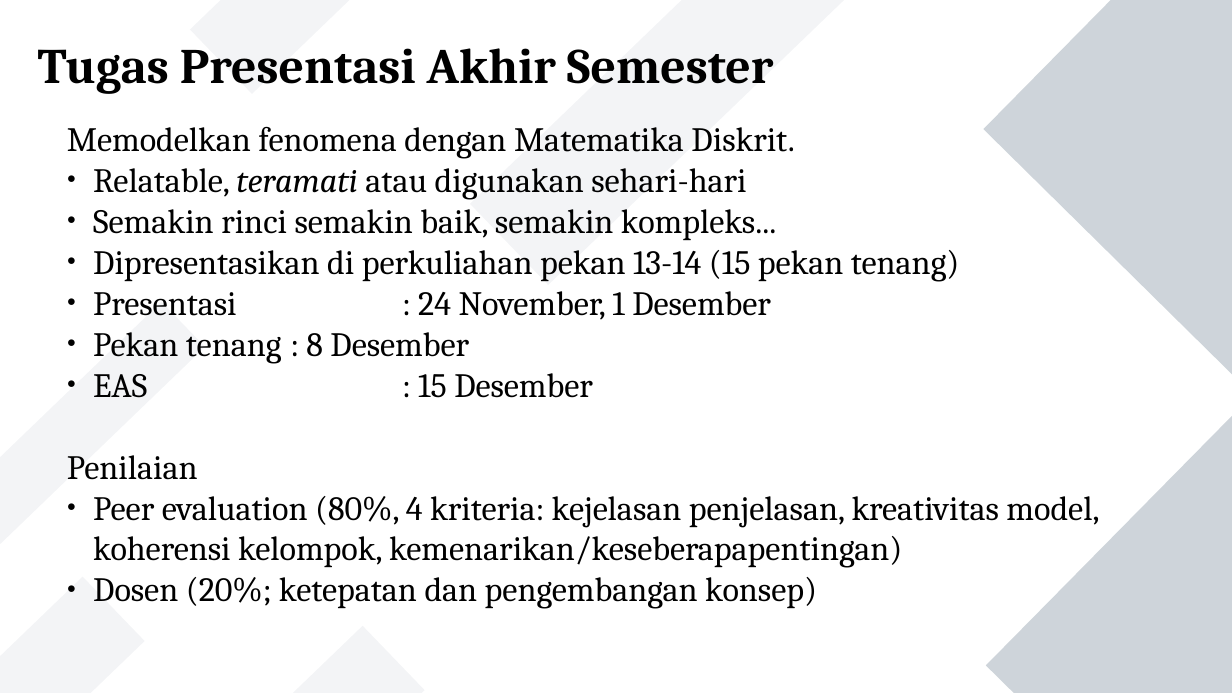
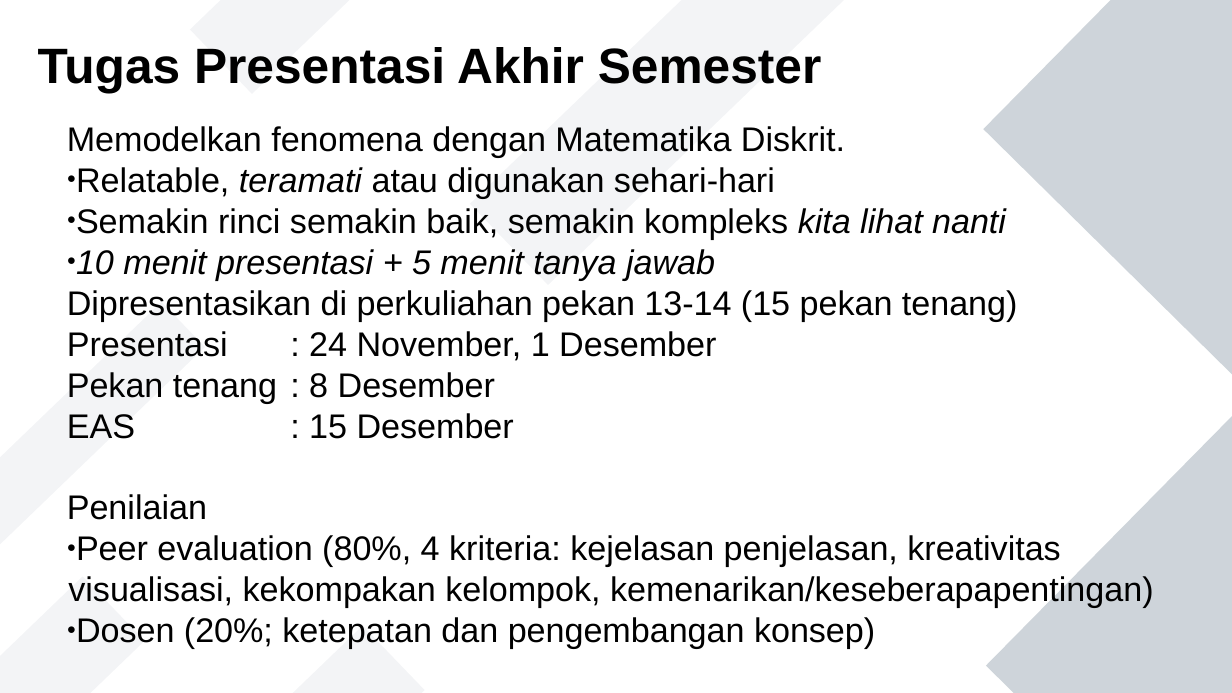
Before and after one commit to jendralhxr/metnummatdis, a slide deck: slide 5 of matdis-recap.odp. Drawn at 1232x693 pixels with LibreOffice and Linux fonts; fonts in the diff are those of the drawing. Boxes give left, top, right and bottom in pixels: in the first picture for what was removed or moved away, otherwise in the second. Text is boxed around its words. In the diff, an @@ line names an element or a change of style, - is before the commit and + after.

```diff
--- a/matdis-recap.odp
+++ b/matdis-recap.odp
@@ text "Tugas Presentasi Akhir Semester" at (38, 47, 822, 92): font Cambria to Arial @@
@@ text at (67, 126, 1018, 649): font Cambria to Arial in "Memodelkan fenomena dengan Matematika Diskrit.", "Relatable, teramati atau digunakan sehari-hari", "Dipresentasikan di perkuliahan pekan 13-14 (15 pekan ...", "Presentasi : 24 November, 1 Desember" and 4 more places; indent changed; bullet ● to none @@
@@ text at (76, 208, 1006, 280): text changed; font Cambria to Arial; italic on @@
-● Semakin rinci semakin baik, semakin kompleks...
+● Semakin rinci semakin baik, semakin kompleks kita lihat nanti
+● 10 menit presentasi + 5 menit tanya jawab
@@ text at (68, 535, 1154, 608): text changed; font Cambria to Arial @@
-● Peer evaluation (80%, 4 kriteria: kejelasan penjelasan, kreativitas model, koherensi kelompok, kemenarikan/keseberapapentingan)
+● Peer evaluation (80%, 4 kriteria: kejelasan penjelasan, kreativitas visualisasi, kekompakan kelompok, kemenarikan/keseberapapentingan)
```
Also in this commit, not shown: 4 other slides changed, 1 other file.
